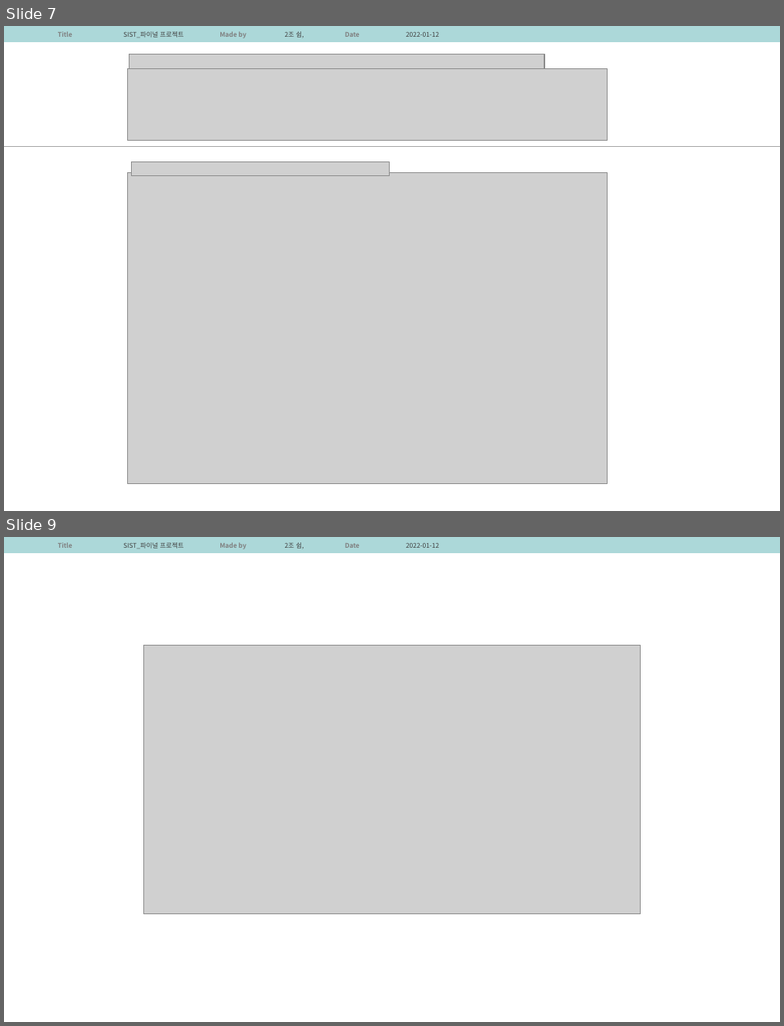
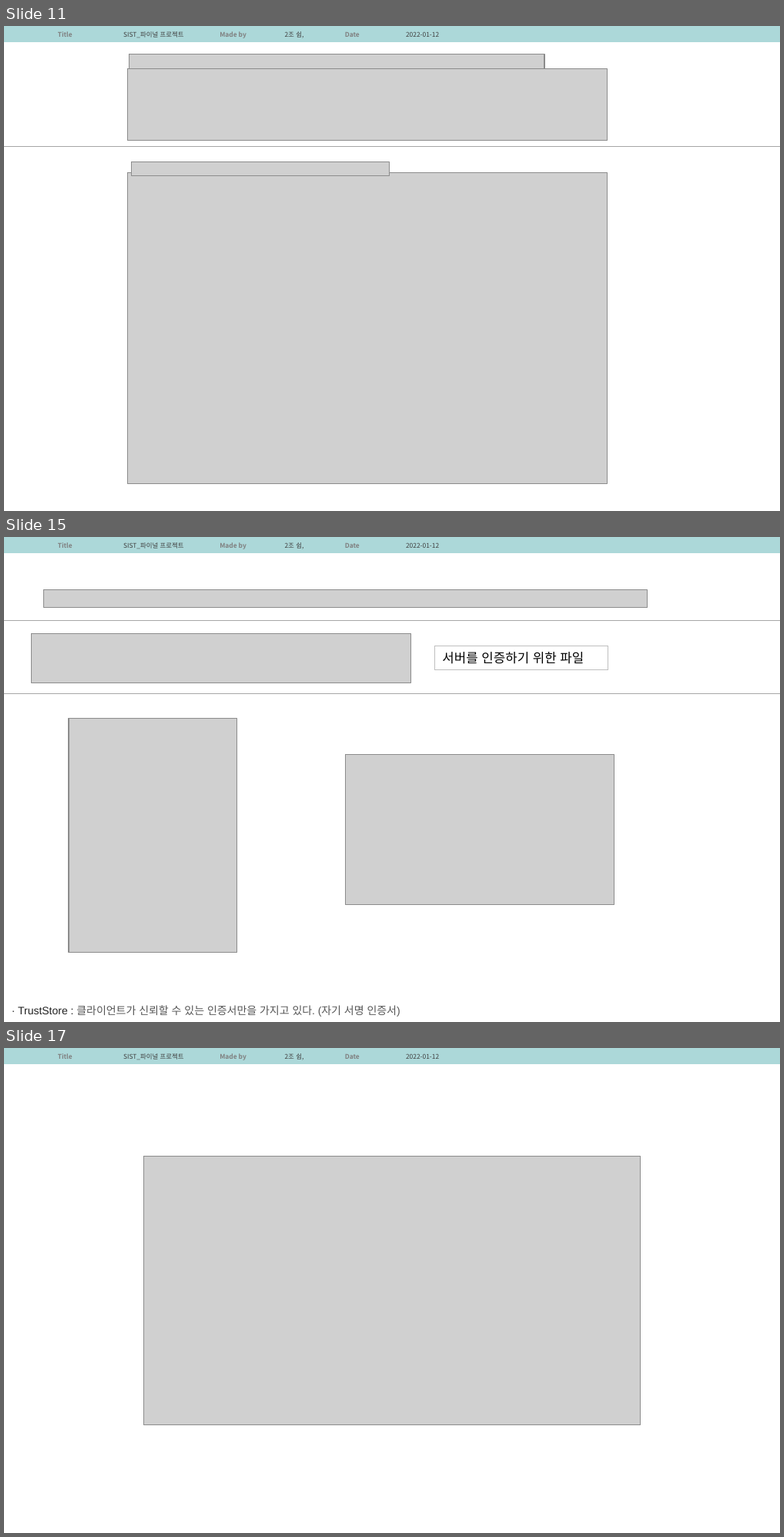
Before and after one commit to ImTaemin/Stay, a slide deck: 문서/최종보고서/쉼,_최종보고서.pptx. Shown one above the other, each under a label of ours: slides 7 and 9 before the commit, slides 11, 15 and 17 after it; the slides between them are not shown. The pictures are 784x1026 and 784x1537 pixels, drawn with LibreOffice and Linux fonts; fonts in the diff are those of the drawing; grey boxes stand for pictures. Boxes give left, top, right and bottom in pixels: in the first picture for what was removed or moved away, otherwise in the second. Text is boxed around its words. In the diff, an @@ line names an element or a change of style, - is before the commit and + after.

```diff
--- a/문서/최종보고서/쉼,_최종보고서.pptx
+++ b/문서/최종보고서/쉼,_최종보고서.pptx
@@ slide 15 added at <box>4,537,780,1022</box>, background #FFFFFF; not listed: 1 template element that a slide beside it also shows @@
@@ picture added at <box>43,590,648,608</box> @@
@@ line added from (4, 621) to (780, 621), #A6A6A6 0.75 pt @@
@@ picture added at <box>31,633,411,683</box> @@
@@ rectangle added at <box>434,646,608,669</box>, outline #BFBFBF 0.75 pt, 12 pt, text #000000 @@
+서버를 인증하기 위한 파일
@@ line added from (4, 694) to (780, 694), #A6A6A6 0.75 pt @@
@@ picture added at <box>69,718,237,952</box> @@
@@ picture added at <box>346,754,614,905</box> @@
@@ text added at <box>18,1005,401,1017</box>, 10 pt, text #555555 @@
+· TrustStore : 클라이언트가 신뢰할 수 있는 인증서만을 가지고 있다. (자기 서명 인증서)
@@ what was slide 7 is now slide 11 @@
@@ what was slide 9 is now slide 17 @@
```
Also in this commit, not shown: 2 slides changed, 7 other slides added, 3 other files.
